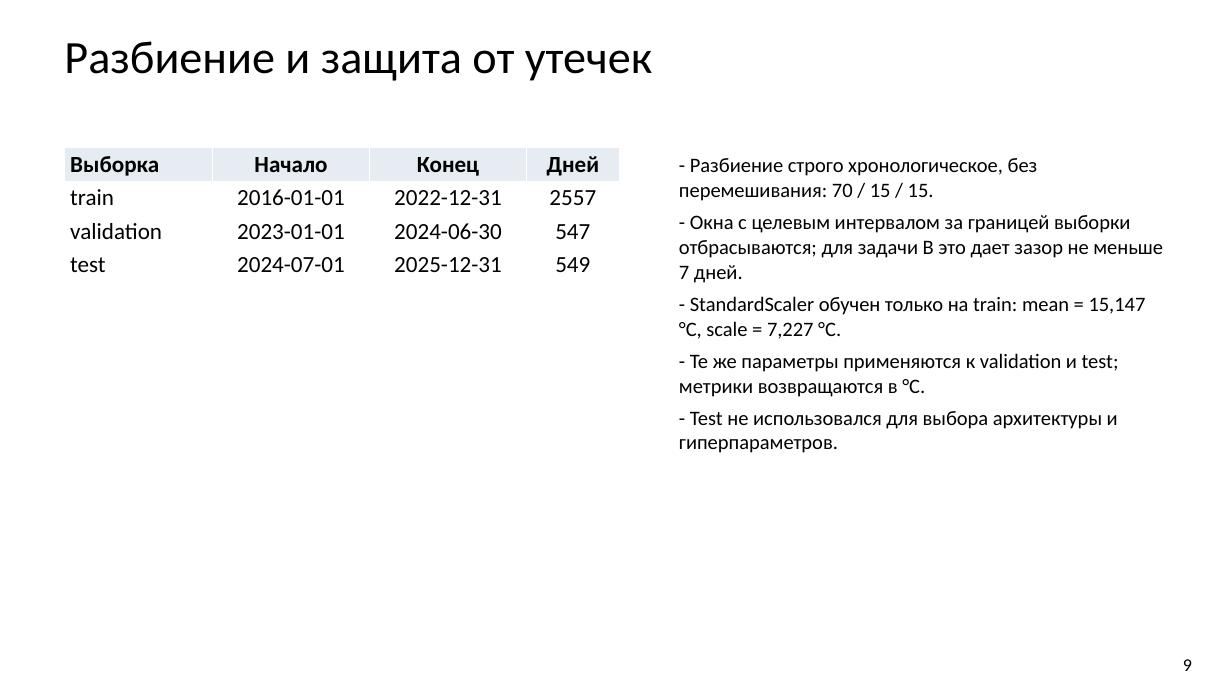
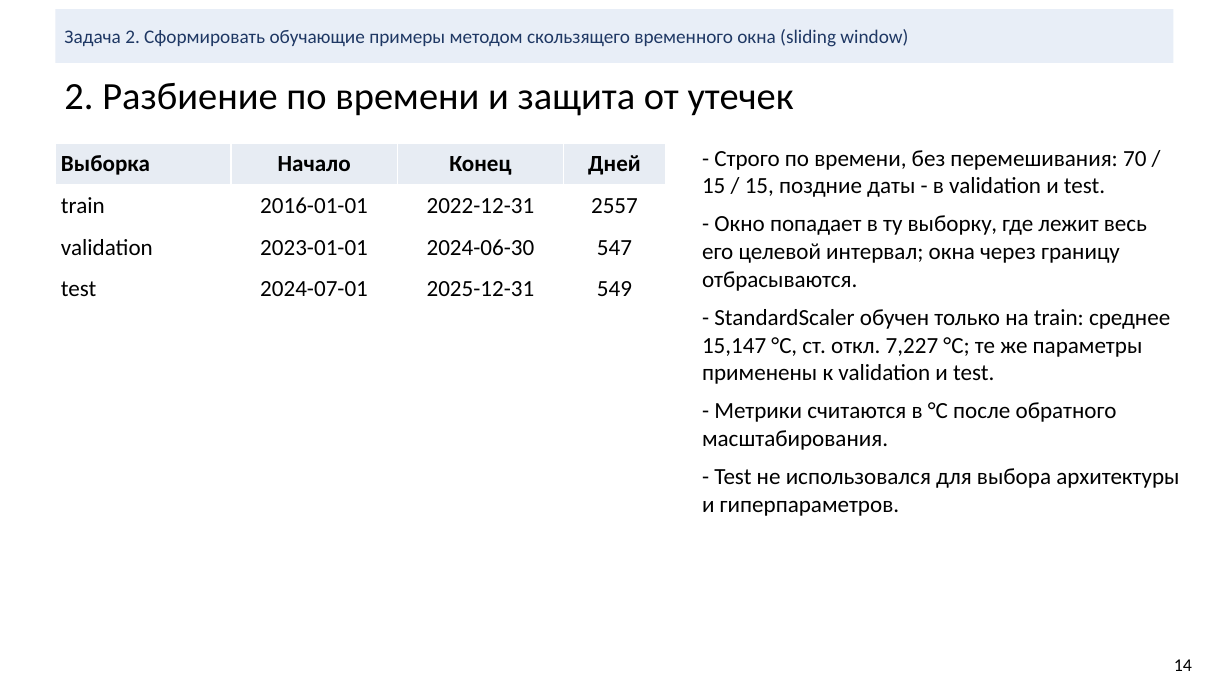
Before and after one commit to bigflyy/nn-uni, a slide deck: slide 14 of labs/lab2/nn-lab-2.pptx (slide 9 before the commit). Drawn at 1232x693 pixels with LibreOffice and Linux fonts; fonts in the diff are those of the drawing. Boxes give left, top, right and bottom in pixels: in the first picture for what was removed or moved away, otherwise in the second. Text is boxed around its words. In the diff, an @@ line names an element or a change of style, - is before the commit and + after.

Commit message:
lab2 pres: lab 1 format, task bands, experiment and baseline slides

```diff
--- a/labs/lab2/nn-lab-2.pptx
+++ b/labs/lab2/nn-lab-2.pptx
@@ rectangle added at [55, 9, 1174, 63], fill #E8EEF7, 15 pt, text #1F3864 @@
+Задача 2. Сформировать обучающие примеры методом скользящего временного окна (sliding window)
@@ text at [64, 83, 794, 116]: text changed; size 36 to 30 pt @@
-Разбиение и защита от утечек
+2. Разбиение по времени и защита от утечек
@@ table: place and size @@
-table at [65, 148, 619, 281]
+table at [55, 143, 665, 310]
@@ text "- Строго по времени, без ...": place and size @@
-text "- Строго по времени, без ..." at [679, 158, 1163, 453]
+text "- Строго по времени, без ..." at [702, 150, 1179, 516]
@@ text at [702, 150, 1170, 450]: text changed; size 16 to 18 pt @@
-- Разбиение строго хронологическое, без перемешивания: 70 / 15 / 15.
-- Окна с целевым интервалом за границей выборки отбрасываются; для задачи B это дает зазор не меньше 7 дней.
-- StandardScaler обучен только на train: mean = 15,147 °C, scale = 7,227 °C.
-- Те же параметры применяются к validation и test; метрики возвращаются в °C.
+- Строго по времени, без перемешивания: 70 / 15 / 15, поздние даты - в validation и test.
+- Окно попадает в ту выборку, где лежит весь его целевой интервал; окна через границу отбрасываются.
+- StandardScaler обучен только на train: среднее 15,147 °C, ст. откл. 7,227 °C; те же параметры применены к validation и test.
+- Метрики считаются в °C после обратного масштабирования.
@@ text at [702, 468, 1179, 516]: size 16 to 18 pt in "- Test не использовался для выбора архитектуры ..."; more space between paragraphs @@
@@ text at [1174, 659, 1192, 671]: text changed @@
-9
+14
```
Also in this commit, not shown: 12 other slides changed, 24 slides added, 8 slides removed.
